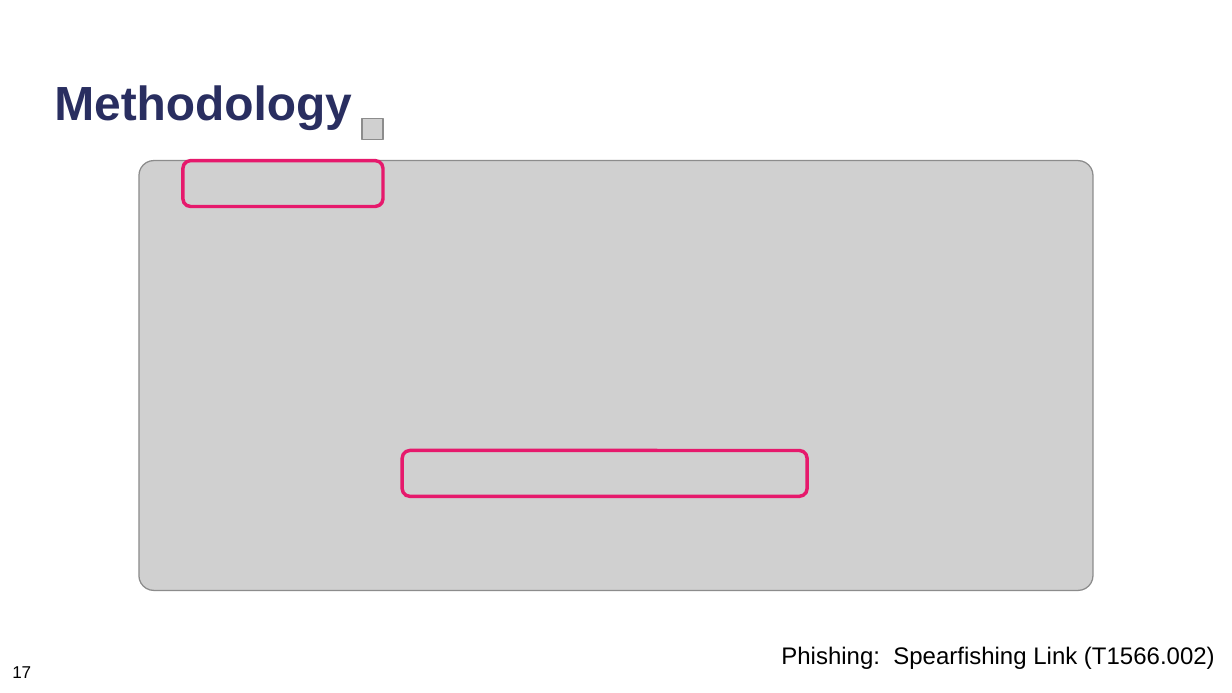
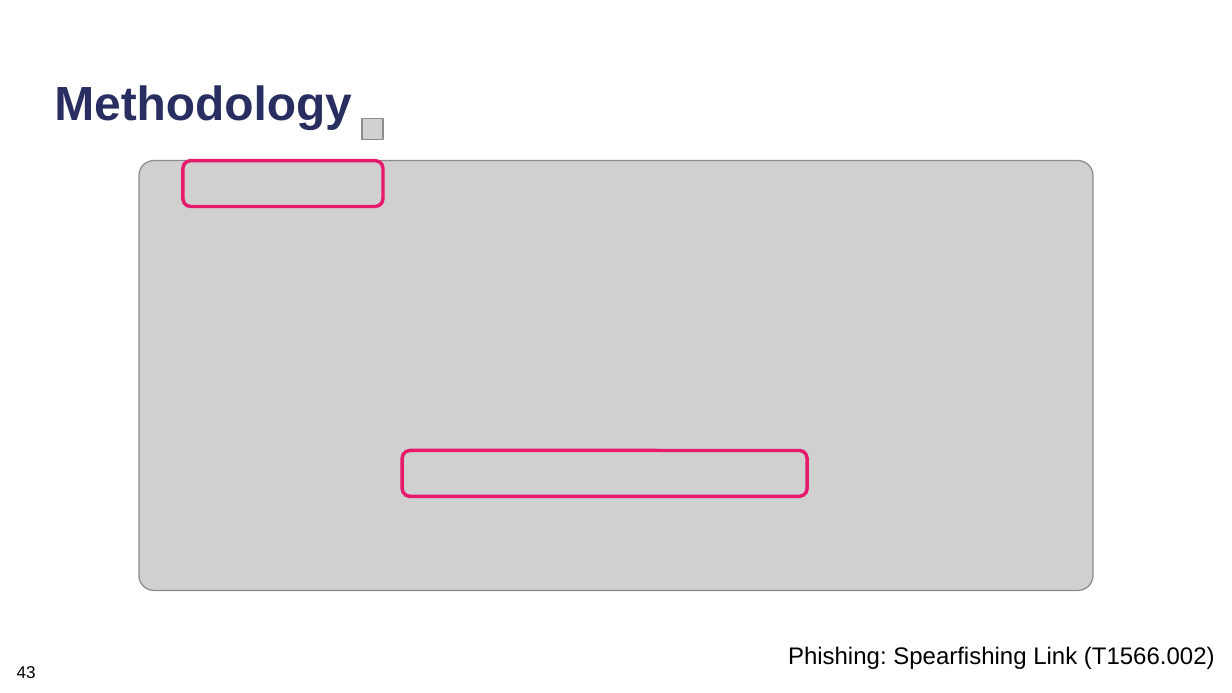
Before and after one commit to neubert-simon/auv-final-report, a slide deck: slide 61 of Final Presentation/ICS_Praesentationsfolien.pptx (slide 60 before the commit). Drawn at 1232x693 pixels with LibreOffice and Linux fonts; fonts in the diff are those of the drawing; grey boxes stand for pictures. Boxes give left, top, right and bottom in pixels: in the first picture for what was removed or moved away, otherwise in the second. Text is boxed around its words. In the diff, an @@ line names an element or a change of style, - is before the commit and + after.

```diff
--- a/Final Presentation/ICS_Praesentationsfolien.pptx
+++ b/Final Presentation/ICS_Praesentationsfolien.pptx
@@ text "Phishing: Spearfishing Link (T1566.002)" rewrapped from (781,646,1215,669) to (788,646,1215,669) @@
@@ text at (17,666,36,678): text changed @@
-17
+43
```
Also in this commit, not shown: 60 other slides changed, 3 slides added, 2 slides removed, 10 other files.
